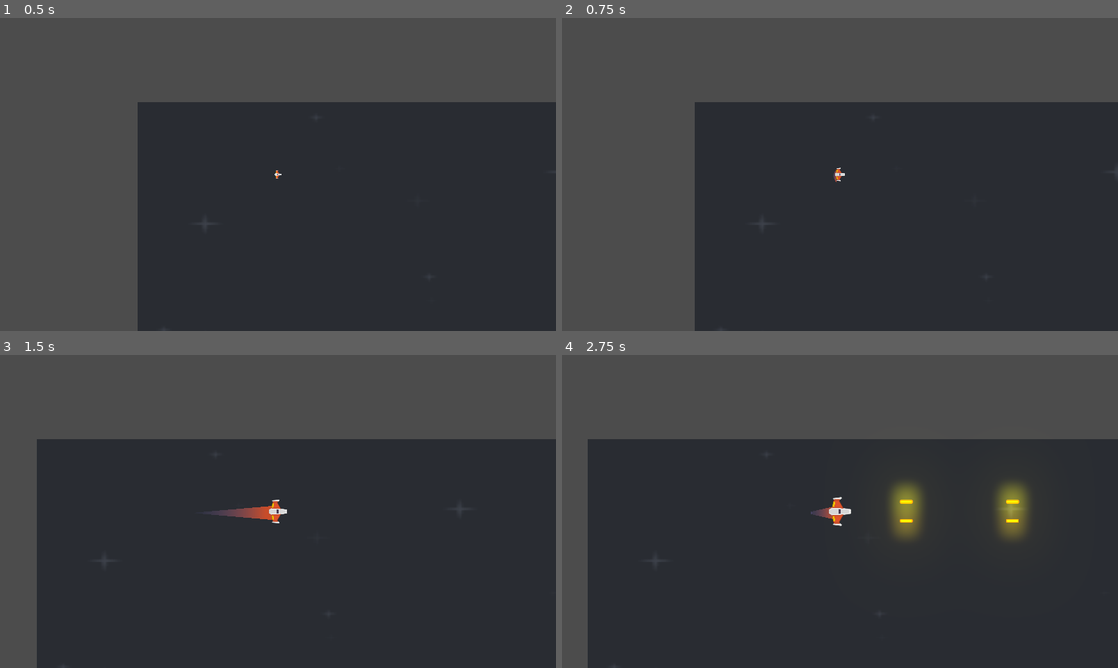
Above: before the commit, frames 1-4 (two rows, left to right).
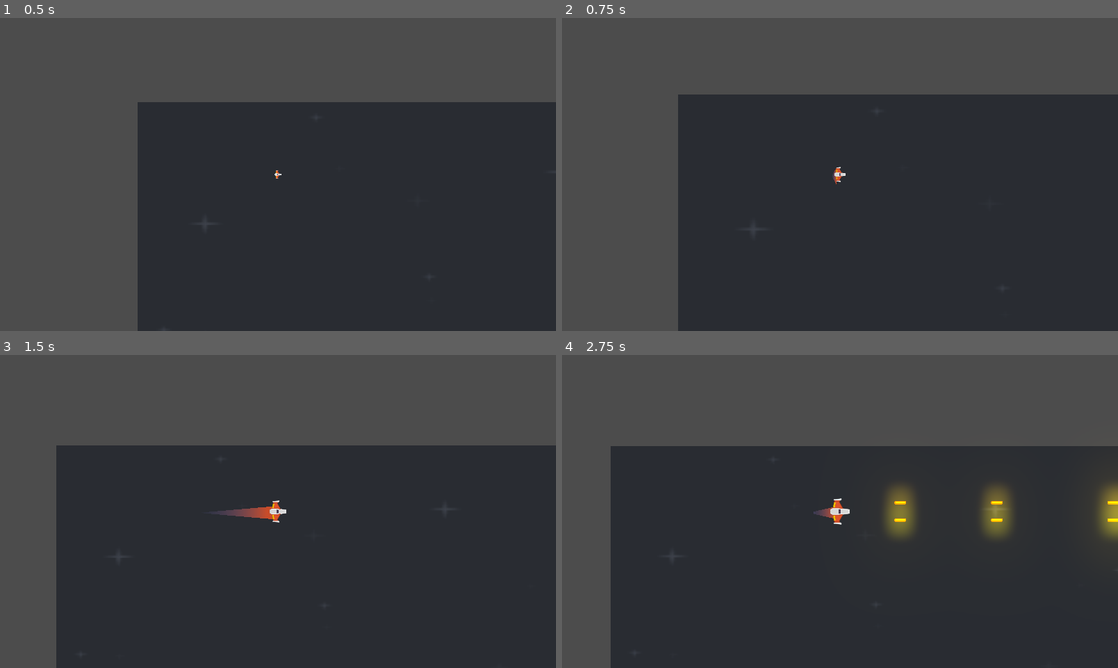
Above: after the commit, the same moments.

Repository: SERGIOCH2023/METEORITOS
Game: Godot game, scene res://Juego/Niveles/NivelTest.tscn
Same seed, same stepped clock (60 frames per second), same inputs: the game is played once before the commit and once after it. The engine's default icon, where the game draws it, is replaced by a stand-in: a white triangle on a blue panel in a dark square.
Inputs (mouse positions are in pixels of both pictures, inside the frame that each line leads up to):
- Up to frame 1 (0.5 s): no input
- Up to frame 2 (0.75 s): tap Enter at 0.5 s; move the mouse to (962, 158) at 0.52 s; hold W (mover_adelante) from 0.53 s (still down); hold Mouse wheel up (zoom_acercar, bound only after the commit) from 0.53 s (still down)
- Up to frame 3 (1.5 s): tap Mouse wheel down (zoom_alejar, bound only after the commit) at 0.8, 1.35 s; move the mouse to (166, 527) at 1.27 s; release W (mover_adelante) at 1.28 s; release Mouse wheel up (zoom_acercar, bound only after the commit) at 1.28 s; hold S (mover_atras) from 1.28 s (still down)
- Up to frame 4 (2.75 s): tap Mouse wheel up (zoom_acercar, bound only after the commit) at 1.55 s; move the mouse to (895, 442) at 2.02 s; release S (mover_atras) at 2.03 s; hold W (mover_adelante) from 2.03 s (still down); hold Space (disparo_principal) from 2.03 s (still down); tap Mouse wheel down (zoom_alejar, bound only after the commit) at 2.3 s

Frame 1 is identical in both runs. In frame 2, 4.2% of the frame differs, in the area x 20-100%, y 24-100%; in frame 3, 4.5%; in frame 4, 7.5%, in the area x 4-100%, y 26-100%.

Commit message:
Escape del Sector meteoritos y Zoom

Diff:
--- a/Juego/Meteoritos/Meteorito.gd
+++ b/Juego/Meteoritos/Meteorito.gd
@@ -11,6 +11,7 @@
 onready var impacto_sfx:AudioStreamPlayer = $impacto_sfx
 ##Atributos
 var hitpoints: float
+var esta_destruido:bool = false
 var esta_en_sector:bool = true setget set_esta_en_sector
 var pos_spawn_original:Vector2
 var vel_spawn_original:Vector2
@@ -18,6 +19,7 @@
 ##Metodos
 func _ready() -> void:
 	angular_velocity = vel_ang_base
+
 
 func _integrate_forces(state: Physics2DDirectBodyState) -> void:
 	if esta_en_sector:
@@ -57,9 +59,10 @@
 
 func recibir_danio(danio: float)-> void:
 	hitpoints -= danio
-	if hitpoints <=0:
+	if hitpoints <=0 and not esta_destruido:
+		esta_destruido = true
 		destruir()
-	impacto_sfx.play()
+	#impacto_sfx.play()
 	impacto_anim.play("impacto")
 
 func destruir()-> void:
--- a/Juego/Meteoritos/SectorMeteoritos.tscn
+++ b/Juego/Meteoritos/SectorMeteoritos.tscn
@@ -252,7 +252,7 @@
 
 [node name="MeteoritoSpawner12" parent="Spawners" instance=ExtResource( 1 )]
 position = Vector2( 600, -720 )
-direccion = Vector2( -1, -1 )
+direccion = Vector2( -1, 1 )
 
 [node name="MeteoritoSpawner13" parent="Spawners" instance=ExtResource( 1 )]
 position = Vector2( 1200, 360 )
--- /dev/null
+++ b/Juego/Naves/Player/CamaraPlayer.gd
@@ -0,0 +1,20 @@
+class_name CamaraPlayer
+extends CamaraJuego
+
+## Variables Export
+export var variacion_zoom:float = 0.1
+export var zoom_minimo:float = 0.8
+export var zoom_maximo:float = 1.5
+
+## Metodos
+func _unhandled_input(event: InputEvent) -> void:
+	if event.is_action_pressed("zoom_acercar"):
+		controlar_zoom(-variacion_zoom)
+	elif event.is_action_pressed("zoom_alejar"):
+		controlar_zoom(variacion_zoom)
+
+## Metodos custom
+func controlar_zoom(mod_zoom:float)-> void:
+	var zoom_x = clamp(zoom.x + mod_zoom, zoom_minimo, zoom_maximo)
+	var zoom_y = clamp(zoom.y + mod_zoom, zoom_minimo, zoom_maximo)
+	zoom_suavizado(zoom_x,zoom_y,0.15)
--- a/Juego/Naves/Player/Player.tscn
+++ b/Juego/Naves/Player/Player.tscn
@@ -9,6 +9,7 @@
 [ext_resource path="res://Juego/Proyectiles/ProyectilPlayer.tscn" type="PackedScene" id=7]
 [ext_resource path="res://Juego/Sonidos/ImpactoSFX.tres" type="AudioStream" id=8]
 [ext_resource path="res://Juego/Naves/Player/Escudo/Escudo.tscn" type="PackedScene" id=9]
+[ext_resource path="res://Juego/Naves/Player/CamaraPlayer.gd" type="Script" id=10]
 
 [sub_resource type="PhysicsMaterial" id=1]
 friction = 0.0
@@ -101,6 +102,9 @@
 
 [node name="CamaraPlayer" type="Camera2D" parent="."]
 current = true
+script = ExtResource( 10 )
+
+[node name="TweenZoom" type="Tween" parent="CamaraPlayer"]
 
 [connection signal="body_entered" from="." to="." method="_on_body_entered"]
 [connection signal="animation_finished" from="AnimationPlayer" to="." method="_on_AnimationPlayer_animation_finished"]
--- /dev/null
+++ b/Juego/Niveles/CamaraJuego.gd
@@ -0,0 +1,34 @@
+class_name CamaraJuego
+extends Camera2D
+
+##Atributos
+var zoom_original:Vector2
+var puede_hacer_zoom:bool = true setget set_puede_hacer_zoom
+
+#Variables Onready
+onready var tween_zoom:Tween =$TweenZoom
+
+## Setters y Getters
+func set_puede_hacer_zoom(puede: bool)-> void:
+	puede_hacer_zoom=puede
+
+## Metodos
+func _ready() -> void:
+	zoom_original = zoom
+## Metodos Custom
+func devolver_zoom_original()-> void:
+	puede_hacer_zoom = false
+	zoom_suavizado(zoom_original.x, zoom_original.y,1.0)
+
+func zoom_suavizado(nuevo_zoom_x: float, nuevo_zoom_y:float,
+tiempo_transicion:float) -> void:
+	tween_zoom.interpolate_property(
+		self,
+		"zoom",
+		zoom,
+		Vector2(nuevo_zoom_x,nuevo_zoom_y),
+		tiempo_transicion,
+		Tween.TRANS_LINEAR,
+		Tween.EASE_IN_OUT
+	)
+	tween_zoom.start()
--- a/Juego/Niveles/Nivel.gd
+++ b/Juego/Niveles/Nivel.gd
@@ -2,6 +2,8 @@
 class_name Nivel
 extends Node2D
 
+##Atributos
+var meteoritos_totales:int=0
 ##Atributos export
 export var explosion:PackedScene = null
 export var meteorito:PackedScene = null
@@ -14,7 +16,7 @@
 onready var contenedor_meteoritos:Node
 onready var contenedor_sector_meteoritos:Node
 onready var camara_nivel:Camera2D=$CamaraNivel
-
+onready var camaraplayer:CamaraPlayer=$Player/CamaraPlayer
 ## Metodos
 func _ready() -> void:
 	conectar_seniales()
@@ -32,6 +34,7 @@
 	var new_explosion:ExplosionMeteorito = explosion_meteorito.instance()
 	new_explosion.global_position=pos
 	add_child(new_explosion)
+	controlar_meteoritos_restantes()
 
 func crear_contenedores() -> void:
 	contenedor_proyectiles = Node.new()
@@ -71,24 +74,55 @@
 		pass
 
 func crear_sector_meteoritos(centro_camara:Vector2, numero_peligros:int)-> void:
+	meteoritos_totales=numero_peligros
 	var new_sector_meteoritos:SectorMeteoritos=sector_meteoritos.instance()
 	new_sector_meteoritos.crear(centro_camara, numero_peligros)
 	camara_nivel.global_position = centro_camara
-	#camara_nivel.current=true
 	contenedor_sector_meteoritos.add_child(new_sector_meteoritos)
+	camara_nivel.zoom = camaraplayer.zoom
+	camara_nivel.devolver_zoom_original()
+	camaraplayer.devolver_zoom_original()
 	transicion_camaras(
-		$Player/CamaraPlayer.global_position,
-		camara_nivel.global_position,camara_nivel)
+		camaraplayer.global_position,
+		camara_nivel.global_position,
+		camara_nivel,
+		tiempo_transicion_camara
+		)
 
-func transicion_camaras(desde: Vector2,hasta: Vector2,camara_actual: Camera2D)-> void:
+func controlar_meteoritos_restantes()-> void:
+	meteoritos_totales -=1
+	if meteoritos_totales == 0:
+		contenedor_sector_meteoritos.get_child(0).queue_free()
+		camaraplayer.set_puede_hacer_zoom(true)
+		var zoom_actual = camaraplayer.zoom
+		camaraplayer.zoom = camara_nivel.zoom
+		camaraplayer.zoom_suavizado(zoom_actual.x, zoom_actual.y,1.0)
+		transicion_camaras(
+			camara_nivel.global_position,
+			camaraplayer.global_position,
+			camaraplayer,
+			tiempo_transicion_camara*0.10
+		)
+
+func transicion_camaras(
+	desde: Vector2,
+	hasta: Vector2,
+	camara_actual: Camera2D,
+	tiempo_transicion:float)-> void:
 	$TweenCamara.interpolate_property(
 		camara_actual,
 		"global_position",
 		desde,
 		hasta,
-		tiempo_transicion_camara,
+		tiempo_transicion,
 		Tween.TRANS_LINEAR,
 		Tween.EASE_IN_OUT
 	)
 	camara_actual.current = true
 	$TweenCamara.start()
+
+
+
+func _on_TweenCamara_tween_completed(object: Object, key: NodePath) -> void:
+	if object.name == "CamaraPlayer":
+		object.global_position = $Player.global_position
--- a/Juego/Niveles/NivelTest.tscn
+++ b/Juego/Niveles/NivelTest.tscn
@@ -10,6 +10,7 @@
 [ext_resource path="res://Juego/blue.png" type="Texture" id=8]
 [ext_resource path="res://Juego/Meteoritos/SectorMeteoritos.tscn" type="PackedScene" id=9]
 [ext_resource path="res://icon.png" type="Texture" id=10]
+[ext_resource path="res://Juego/Niveles/CamaraJuego.gd" type="Script" id=11]
 
 [node name="NivelTest" type="Node2D"]
 script = ExtResource( 2 )
@@ -37,6 +38,9 @@
 numero_peligros = 12
 
 [node name="CamaraNivel" type="Camera2D" parent="."]
+script = ExtResource( 11 )
+
+[node name="TweenZoom" type="Tween" parent="CamaraNivel"]
 
 [node name="TweenCamara" type="Tween" parent="."]
 
@@ -45,3 +49,5 @@
 position = Vector2( 1201.43, 258.509 )
 scale = Vector2( 2.52298, 2.45676 )
 texture = ExtResource( 10 )
+
+[connection signal="tween_completed" from="TweenCamara" to="." method="_on_TweenCamara_tween_completed"]
--- a/project.godot
+++ b/project.godot
@@ -9,6 +9,16 @@
 config_version=4
 
 _global_script_classes=[ {
+"base": "Camera2D",
+"class": "CamaraJuego",
+"language": "GDScript",
+"path": "res://Juego/Niveles/CamaraJuego.gd"
+}, {
+"base": "CamaraJuego",
+"class": "CamaraPlayer",
+"language": "GDScript",
+"path": "res://Juego/Naves/Player/CamaraPlayer.gd"
+}, {
 "base": "Node2D",
 "class": "Canion",
 "language": "GDScript",
@@ -70,6 +80,8 @@
 "path": "res://Juego/Meteoritos/SectorMeteoritos.gd"
 } ]
 _global_script_class_icons={
+"CamaraJuego": "",
+"CamaraPlayer": "",
 "Canion": "",
 "Escudo": "",
 "Estela": "",
@@ -151,6 +163,16 @@
 "events": [ Object(InputEventKey,"resource_local_to_scene":false,"resource_name":"","device":0,"alt":false,"shift":false,"control":false,"meta":false,"command":false,"pressed":false,"scancode":16777238,"unicode":0,"echo":false,"script":null)
  ]
 }
+zoom_acercar={
+"deadzone": 0.5,
+"events": [ Object(InputEventMouseButton,"resource_local_to_scene":false,"resource_name":"","device":0,"alt":false,"shift":false,"control":false,"meta":false,"command":false,"button_mask":0,"position":Vector2( 0, 0 ),"global_position":Vector2( 0, 0 ),"factor":1.0,"button_index":4,"pressed":false,"doubleclick":false,"script":null)
+ ]
+}
+zoom_alejar={
+"deadzone": 0.5,
+"events": [ Object(InputEventMouseButton,"resource_local_to_scene":false,"resource_name":"","device":0,"alt":false,"shift":false,"control":false,"meta":false,"command":false,"button_mask":0,"position":Vector2( 0, 0 ),"global_position":Vector2( 0, 0 ),"factor":1.0,"button_index":5,"pressed":false,"doubleclick":false,"script":null)
+ ]
+}
 
 [layer_names]
 
Not shown: 1 places in Juego/Naves/Player/Player.tscn that only renumber resources
Not shown: 1 places in Juego/Niveles/NivelTest.tscn that only renumber resources
